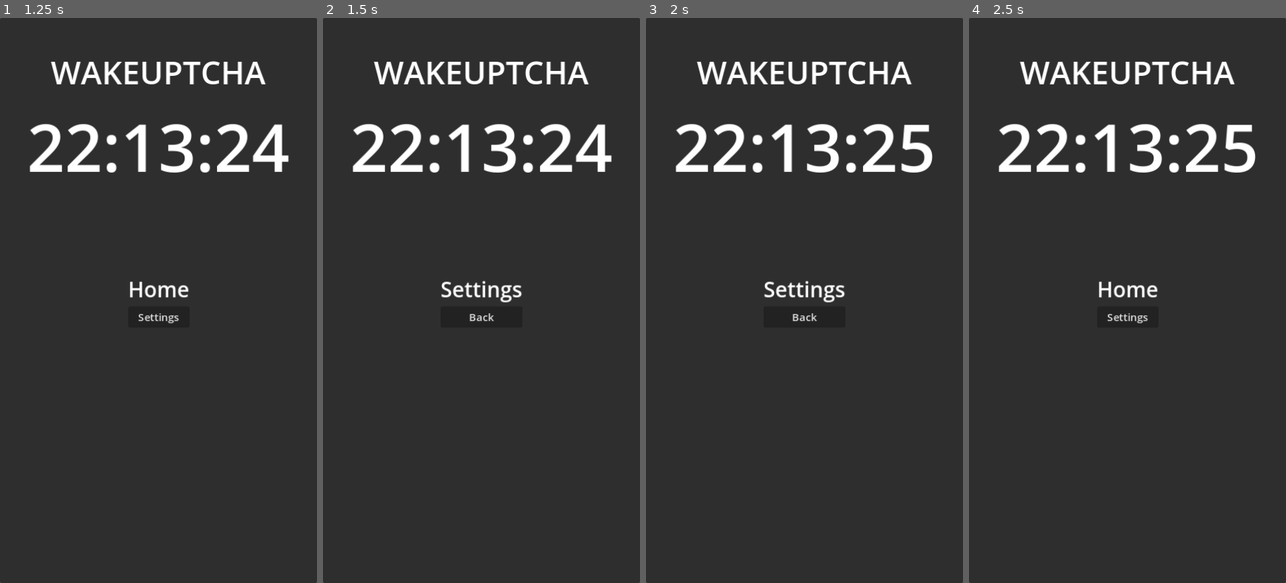
Above: before the commit, frames 1-4 (left to right).
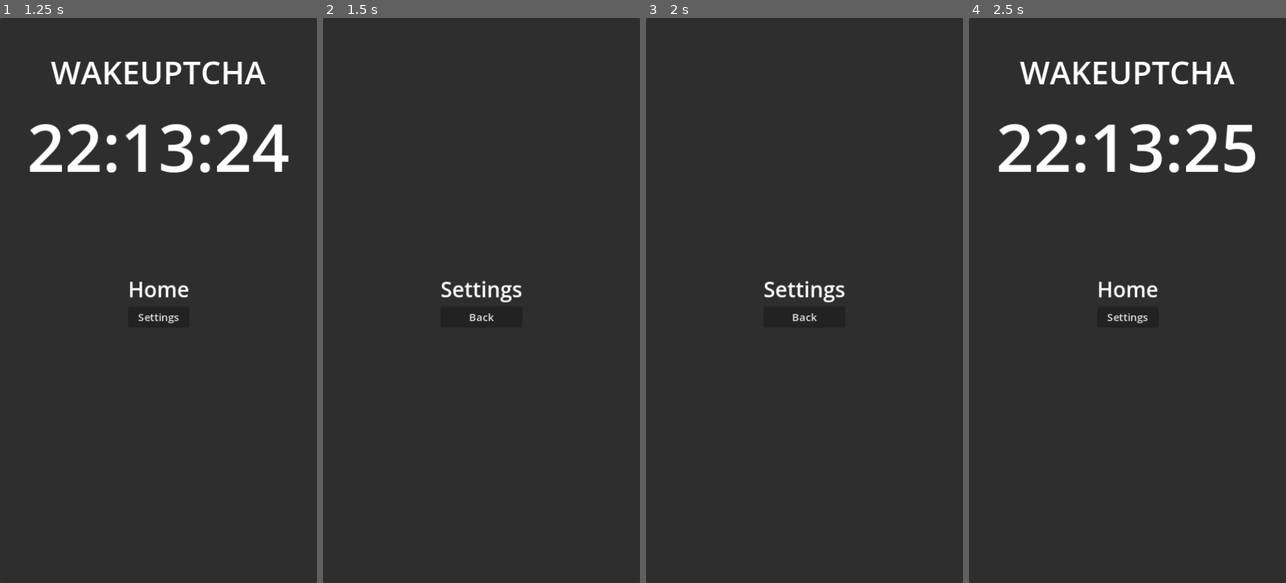
Above: after the commit, the same moments.

Repository: IrregularCelery/wakeuptcha
Game: Godot game, scene res://scenes/main.tscn
The game is run twice, just before and just after one commit, with the same random seed, the same clock (stepped at 60 frames per second) and the same inputs.
Inputs:
- Up to frame 1 (1.25 s): tap Enter at 0.5 s
- Up to frame 2 (1.5 s): click "Settings" at 1.25 s
- Up to frame 3 (2 s): no input
- Up to frame 4 (2.5 s): click "Back" at 2 s

Frame 1 is identical in both runs. In frame 2, 3.9% of the frame differs, in the area x 9-92%, y 7-28%; in frame 3, 3.9%, in the area x 9-91%, y 7-28%; in frame 4, nothing differs.

Commit message:
Move `Title` and `Time` nodes to `Home` view

Diff:
--- a/scenes/app.tscn
+++ b/scenes/app.tscn
@@ -1,29 +1,6 @@
-[gd_scene load_steps=3 format=3 uid="uid://n7h5nlusfbgl"]
+[gd_scene load_steps=2 format=3 uid="uid://n7h5nlusfbgl"]
 
 [ext_resource type="Script" path="res://scripts/app.gd" id="1_w1rkb"]
-
-[sub_resource type="GDScript" id="GDScript_mbuur"]
-script/source = "extends Label
-
-var current_time: Dictionary
-
-func _ready() -> void:
-	update_current_time()
-
-
-func _process(_delta: float) -> void:
-	update_current_time()
-
-
-func update_current_time() -> void:
-	current_time = Time.get_time_dict_from_system()
-
-	text = \"%02d:%02d:%02d\" % [
-		current_time.hour,
-		current_time.minute,
-		current_time.second
-	]
-"
 
 [node name="App" type="Control"]
 layout_mode = 3
@@ -50,33 +27,3 @@
 
 [node name="Panel" type="Panel" parent="Container"]
 layout_mode = 2
-
-[node name="Alarm" type="Control" parent="Container"]
-layout_mode = 2
-
-[node name="Title" type="Label" parent="Container/Alarm"]
-layout_mode = 1
-anchors_preset = 5
-anchor_left = 0.5
-anchor_right = 0.5
-offset_left = -162.5
-offset_top = 48.0
-offset_right = 162.5
-offset_bottom = 115.0
-grow_horizontal = 2
-theme_override_font_sizes/font_size = 48
-text = "WAKEUPTCHA"
-
-[node name="Time" type="Label" parent="Container/Alarm"]
-layout_mode = 1
-anchors_preset = 5
-anchor_left = 0.5
-anchor_right = 0.5
-offset_left = -143.0
-offset_top = 125.0
-offset_right = 143.0
-offset_bottom = 224.0
-grow_horizontal = 2
-theme_override_font_sizes/font_size = 100
-text = "12:34:56"
-script = SubResource("GDScript_mbuur")
--- a/scenes/views/home.tscn
+++ b/scenes/views/home.tscn
@@ -7,6 +7,29 @@
 
 func _on_button_pressed() -> void:
 	ViewManager.switch_to_view(\"settings\")
+"
+
+[sub_resource type="GDScript" id="GDScript_u1gyp"]
+script/source = "extends Label
+
+var current_time: Dictionary
+
+func _ready() -> void:
+	update_current_time()
+
+
+func _process(_delta: float) -> void:
+	update_current_time()
+
+
+func update_current_time() -> void:
+	current_time = Time.get_time_dict_from_system()
+
+	text = \"%02d:%02d:%02d\" % [
+		current_time.hour,
+		current_time.minute,
+		current_time.second
+	]
 "
 
 [node name="Home" type="Control"]
@@ -41,4 +64,38 @@
 layout_mode = 2
 text = "Settings"
 
+[node name="Alarm" type="Control" parent="."]
+layout_mode = 1
+anchors_preset = 5
+anchor_left = 0.5
+anchor_right = 0.5
+grow_horizontal = 2
+
+[node name="Title" type="Label" parent="Alarm"]
+layout_mode = 1
+anchors_preset = 5
+anchor_left = 0.5
+anchor_right = 0.5
+offset_left = -162.5
+offset_top = 48.0
+offset_right = 162.5
+offset_bottom = 115.0
+grow_horizontal = 2
+theme_override_font_sizes/font_size = 48
+text = "WAKEUPTCHA"
+
+[node name="Time" type="Label" parent="Alarm"]
+layout_mode = 1
+anchors_preset = 5
+anchor_left = 0.5
+anchor_right = 0.5
+offset_left = -143.0
+offset_top = 125.0
+offset_right = 143.0
+offset_bottom = 224.0
+grow_horizontal = 2
+theme_override_font_sizes/font_size = 100
+text = "12:34:56"
+script = SubResource("GDScript_u1gyp")
+
 [connection signal="pressed" from="VBoxContainer/Button" to="." method="_on_button_pressed"]
--- a/scripts/app.gd
+++ b/scripts/app.gd
@@ -14,14 +14,13 @@
 		"cache_enabled": true,
 		"max_cached_views": 5,
 		"animation_duration": 0.1,
-		"default_transition": "slide",
+		"default_transition": "zoom",
 	})
 	ViewManager.preload_views({
 		"home": "res://scenes/views/home.tscn",
 		"settings": "res://scenes/views/settings.tscn",
 	}, true)
 	ViewManager.set_default_view("home")
-
 
 
 func is_portrait() -> bool:
@@ -34,6 +33,7 @@
 func update_layout() -> void:
 	if is_portrait():
 		# Portrait layout: Content takes full screen, ignoring margins
+
 		container.set_anchors_and_offsets_preset(Control.PRESET_FULL_RECT)
 
 		return
Not shown: 1 places in scenes/views/home.tscn that only renumber resources
